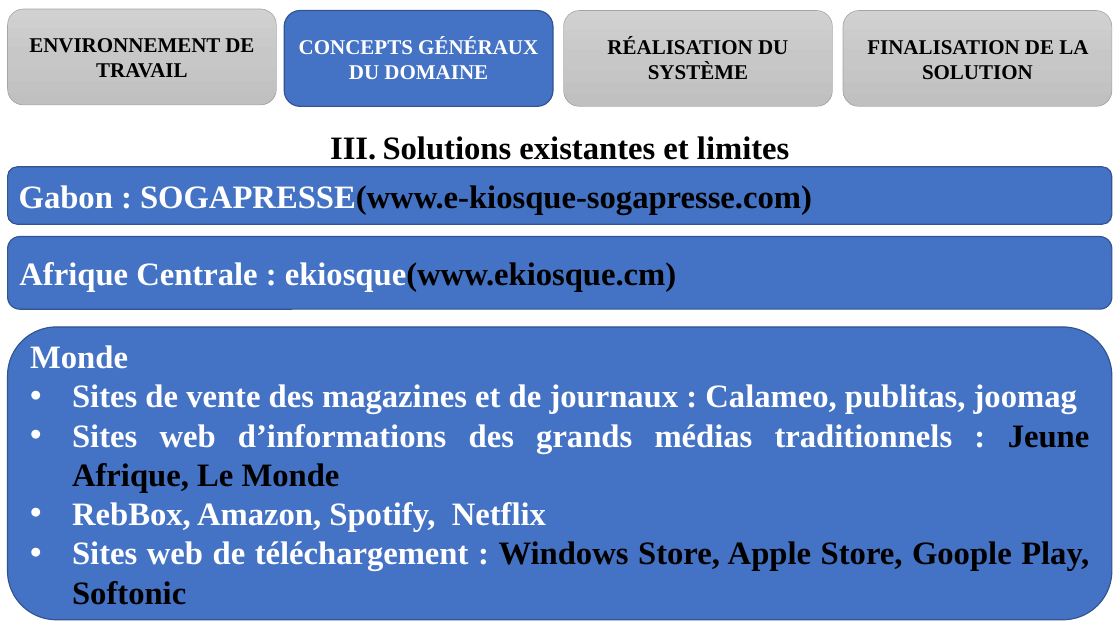
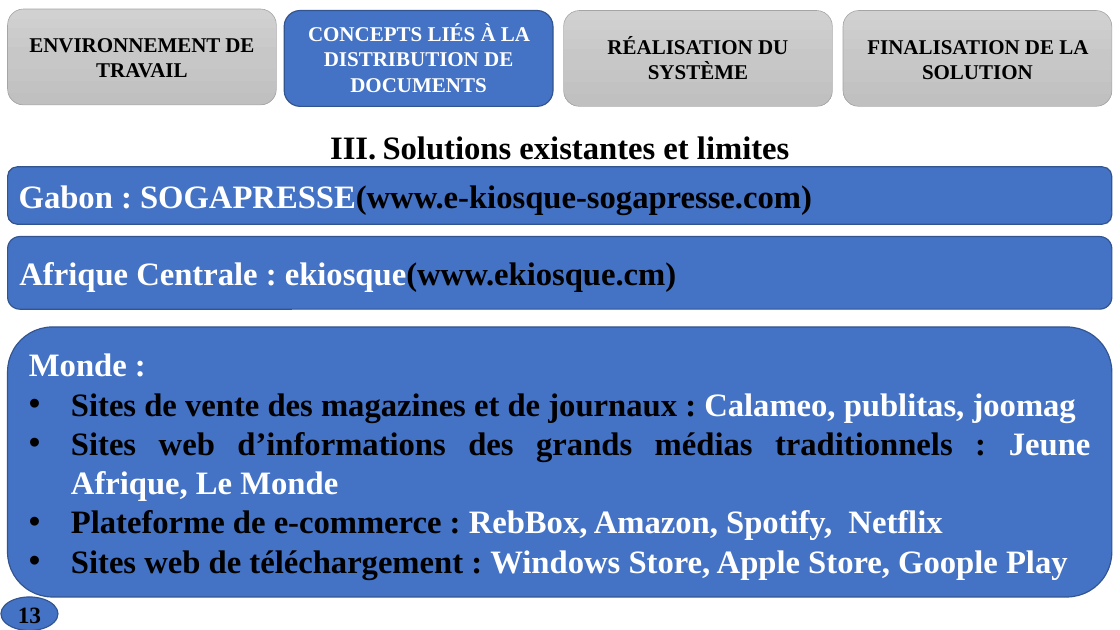
Before and after one commit to melaken/distdocs, a slide deck: slide 13 of Documents/theme/diapo.pptx (slide 12 before the commit). Drawn at 1120x630 pixels with LibreOffice and Linux fonts; fonts in the diff are those of the drawing. Boxes give left, top, right and bottom in pixels: in the first picture for what was removed or moved away, otherwise in the second. Text is boxed around its words. In the diff, an @@ line names an element or a change of style, - is before the commit and + after.

```diff
--- a/Documents/theme/diapo.pptx
+++ b/Documents/theme/diapo.pptx
@@ text in rounded rectangle at [308,25,530,92]: text changed @@
-CONCEPTS GÉNÉRAUX DU DOMAINE
+CONCEPTS LIÉS À LA DISTRIBUTION DE DOCUMENTS
@@ rounded rectangle "Monde :": place and size @@
-rounded rectangle "Monde :" at [8,327,1112,620]
+rounded rectangle "Monde :" at [8,327,1112,597]
@@ text in rounded rectangle at [29,353,127,377]: text changed @@
-Monde
+Monde :
@@ text in rounded rectangle at [71,393,1091,501]: text colour #FFFFFF to #000000 in "Sites de vente des magazines et de ...", "Sites web d’informations des grands médias traditionnels ..."; text colour #000000 to #FFFFFF in "Jeune Afrique, Le Monde" @@
@@ text in rounded rectangle at [71,510,1068,579]: text changed @@
-• RebBox, Amazon, Spotify, Netflix
-• Sites web de téléchargement : Windows Store, Apple Store, Goople Play, Softonic
+• Plateforme de e-commerce : RebBox, Amazon, Spotify, Netflix
+• Sites web de téléchargement : Windows Store, Apple Store, Goople Play
@@ page number added at [1,597,58,630], fill #4472C4, outline #325491 1 pt, 20 pt, text #000000, bold @@
+13
```
Also in this commit, not shown: 28 other slides changed, 2 slides added, 26 other files.
